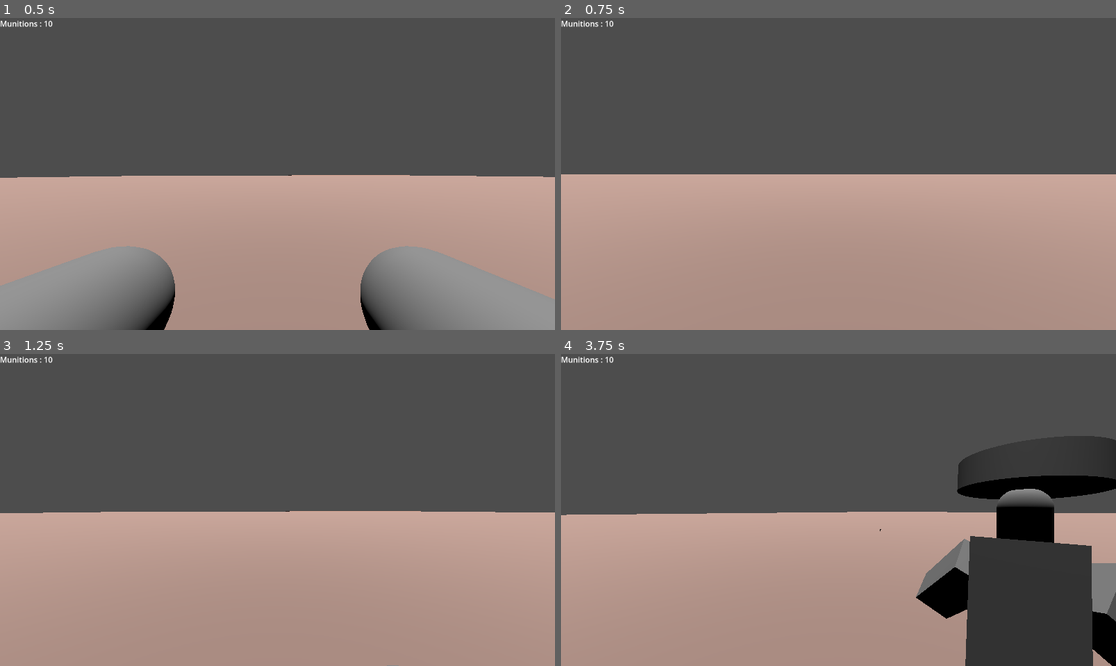
Above: before the commit, frames 1-4 (two rows, left to right).
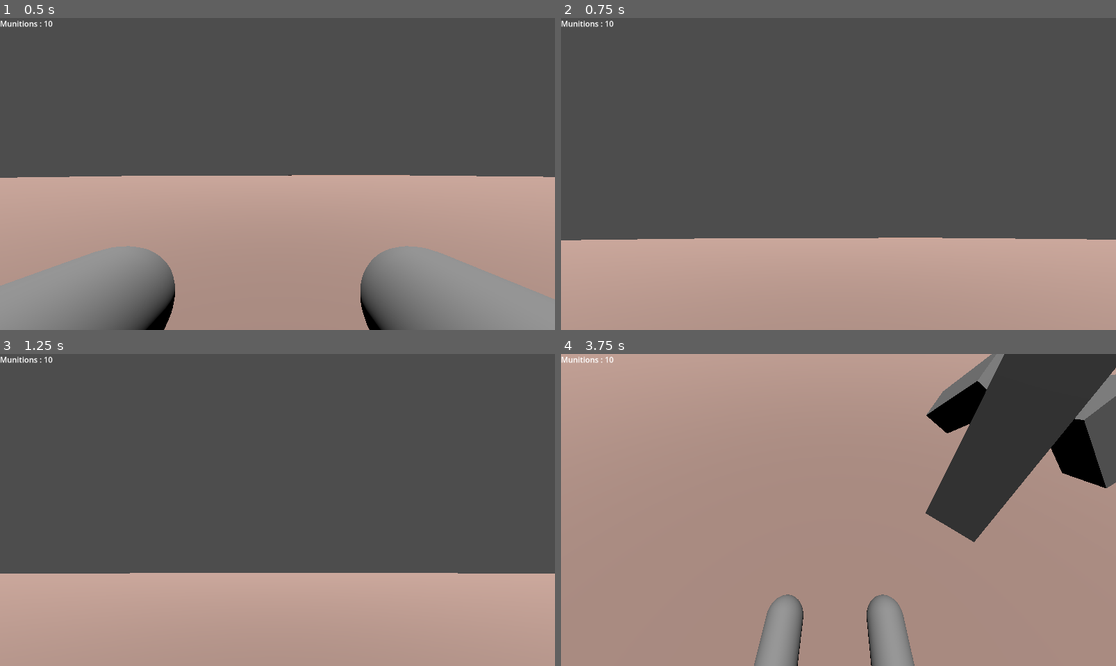
Above: after the commit, the same moments.

Repository: StudioXPEtudiant/-25-26.QC.S.S2_Escape-Night
Game: Godot game, scene res://Laboratoir(scène).tscn
The game is run twice, just before and just after one commit, with the same random seed, the same clock (stepped at 60 frames per second) and the same inputs.
Inputs (mouse positions are in pixels of both pictures, inside the frame that each line leads up to):
- Up to frame 1 (0.5 s): no input
- Up to frame 2 (0.75 s): tap Enter at 0.5 s; move the mouse to (866, 174) at 0.52 s; hold Up (Avance) from 0.53 s (still down); hold C (Accroupir) from 0.53 s (still down)
- Up to frame 3 (1.25 s): keep holding Up (Avance); keep holding C (Accroupir); tap Space (Saut) at 0.77 s
- Up to frame 4 (3.75 s): keep holding Up (Avance); tap Space (Saut) at 1.25, 1.52, 3.02 s; move the mouse to (810, 510) at 1.27 s; release C (Accroupir) at 1.28 s; tap C (Accroupir) at 1.35, 3.05 s; move the mouse to (849, 503) at 2.02 s; hold C (Accroupir) 2.03-2.78 s; click (849, 503) at 2.1 s; move the mouse to (832, 516) at 2.77 s; tap Down (Recule) at 2.85 s; tap Enter at 3.5 s; move the mouse to (877, 513) at 3.52 s; hold Shift (Sprint) from 3.53 s (still down)

Frame 1 is identical in both runs. In frame 2, 21% of the frame differs, in the area x 0-100%, y 50-72%; in frame 3, 20%; in frame 4, 70%, in the area x 0-100%, y 0-100%.

Commit message:
Caméra qui fonctionne

Diff:
--- a/node_3d.tscn
+++ b/node_3d.tscn
@@ -1,43 +1,41 @@
-[gd_scene load_steps=8 format=3 uid="uid://c3m58220ohf4b"]
+[gd_scene format=3 uid="uid://c3m58220ohf4b"]
 
 [ext_resource type="Script" uid="uid://dd8joq86u5u3m" path="res://script/personnage_principal.gd" id="1_rp3qt"]
 [ext_resource type="Script" uid="uid://h4ewu3wk3ej6" path="res://script/camera_3d.gd" id="2_jswb2"]
 [ext_resource type="PackedScene" uid="uid://c0kvsgxmf8uis" path="res://Gun.tscn" id="3_a0tk4"]
-[ext_resource type="Script" uid="uid://b630xd7fltal7" path="res://script/Pistolet.gd" id="4_r3fl7"]
-[ext_resource type="Script" uid="uid://b7vu1xjdxmllh" path="res://amo_indicator.gd" id="5_jka67"]
 [ext_resource type="Script" uid="uid://b27184drb732q" path="res://script/Gun.gd" id="4_jka67"]
 [ext_resource type="Script" uid="uid://2as6gsdj1ap3" path="res://AmoIndicator.gd" id="5_jka67"]
 
 [sub_resource type="CapsuleMesh" id="CapsuleMesh_odvco"]
 
 [sub_resource type="BoxShape3D" id="BoxShape3D_ma6vh"]
-size = Vector3(1, 1.44141, 0.763611)
+size = Vector3(1, 2, 0.764)
 
-[node name="Player" type="CharacterBody3D"]
+[node name="Player" type="CharacterBody3D" unique_id=1844134769]
 script = ExtResource("1_rp3qt")
 
-[node name="MeshInstance3D2" type="MeshInstance3D" parent="."]
+[node name="MeshInstance3D2" type="MeshInstance3D" parent="." unique_id=2002355986]
 transform = Transform3D(0.247799, 0, 0, 0, 0.0184483, -0.255721, 0, 0.29653, 0.0159094, -0.408645, 0, -0.0883396)
 mesh = SubResource("CapsuleMesh_odvco")
 
-[node name="MeshInstance3D" type="MeshInstance3D" parent="."]
+[node name="MeshInstance3D" type="MeshInstance3D" parent="." unique_id=1828937498]
 transform = Transform3D(0.247799, 0, 0, 0, 0.0184483, -0.255721, 0, 0.29653, 0.0159094, 0.274172, 0, -0.0883396)
 mesh = SubResource("CapsuleMesh_odvco")
 
-[node name="Camera3D" type="Camera3D" parent="."]
+[node name="Camera3D" type="Camera3D" parent="." unique_id=367073077]
 transform = Transform3D(1, 0, 0, 0, 1, 0, 0, 0, 1, -0.0425433, 0.284684, 0.2036)
 script = ExtResource("2_jswb2")
 
-[node name="CollisionShape3D" type="CollisionShape3D" parent="."]
+[node name="CollisionShape3D" type="CollisionShape3D" parent="." unique_id=52650882]
 transform = Transform3D(1, 0, 0, 0, 1, 0, 0, 0, 1, -0.0425433, -0.220703, -0.0180113)
 shape = SubResource("BoxShape3D_ma6vh")
 
-[node name="Pistolet" parent="." instance=ExtResource("3_a0tk4")]
+[node name="Pistolet" parent="." unique_id=1654661297 instance=ExtResource("3_a0tk4")]
 transform = Transform3D(-1, 0, -1.79233e-07, 0, 1.67647, 0, 8.74228e-08, 0, -2.05019, 0.245476, 0.0688129, -0.352129)
 visible = false
 script = ExtResource("4_jka67")
 
-[node name="Label" type="Label" parent="."]
+[node name="Label" type="Label" parent="." unique_id=641595559]
 offset_right = 40.0
 offset_bottom = 23.0
 script = ExtResource("5_jka67")
--- a/script/camera_3d.gd
+++ b/script/camera_3d.gd
@@ -5,8 +5,8 @@
 #@export var sens_souris: float = 1e-2# sensibilité de la cam
 func _process(delta: float) -> void:
 	Input.get_last_mouse_velocity()
-	#rotation.y = clamp(rotation.y, deg_to_rad(-180), deg_to_rad(180))
-	rotation.x = clamp(rotation.x, deg_to_rad(-80), deg_to_rad(80))
+	#rotation.y = clamp(rotation.y, deg_to_rad(-80), deg_to_rad(80))
+	#rotation.x = clamp(rotation.x, deg_to_rad(-80), deg_to_rad(80))
 
 func _input(event):
 	pass
@@ -34,4 +34,4 @@
 	# Rere-capturer si on clique à nouveau (vous pourriez ajouter une logique)
 	if event is InputEventMouseMotion:
 		var mouse_delta = event.relative
-		rotate_y(-event.relative.x * 0.1)
+		rotate_x(-event.relative.y * 0.1)
--- a/script/personnage_principal.gd
+++ b/script/personnage_principal.gd
@@ -30,7 +30,6 @@
 		SPEED = 5.0
 	if Input.is_action_pressed("Accroupir"):
 		crouch()
-		pass
 	else:
 		stand()
 	#	if !crouch_cast.is_colliding(): # Ne se relève que si l'espace est libre
@@ -64,15 +63,10 @@
 
 func _input(event):
 	var sens_souris: float = 1e-511
-	if event is InputEventMouseMotion and Input.get_mouse_mode() == Input.MOUSE_MODE_CAPTURED:
-		# Rotation horizontale (autour de Y)
-		rotation.y -= event.relative.x * sens_souris
+	if event is InputEventMouseMotion:
+		var mouse_delta = event.relative
+		rotate_y(-event.relative.x * 0.1)
 
-		# Rotation verticale (autour de X)
-		rotation.x -= event.relative.y * sens_souris
-
-		# Limiter la rotation verticale pour éviter les retournements (ex: entre -80 et 80 degrés)
-		rotation.x = clamp(rotation.x, deg_to_rad(-80), deg_to_rad(80))
 
 func crouch():
 	if  not is_crouching:
